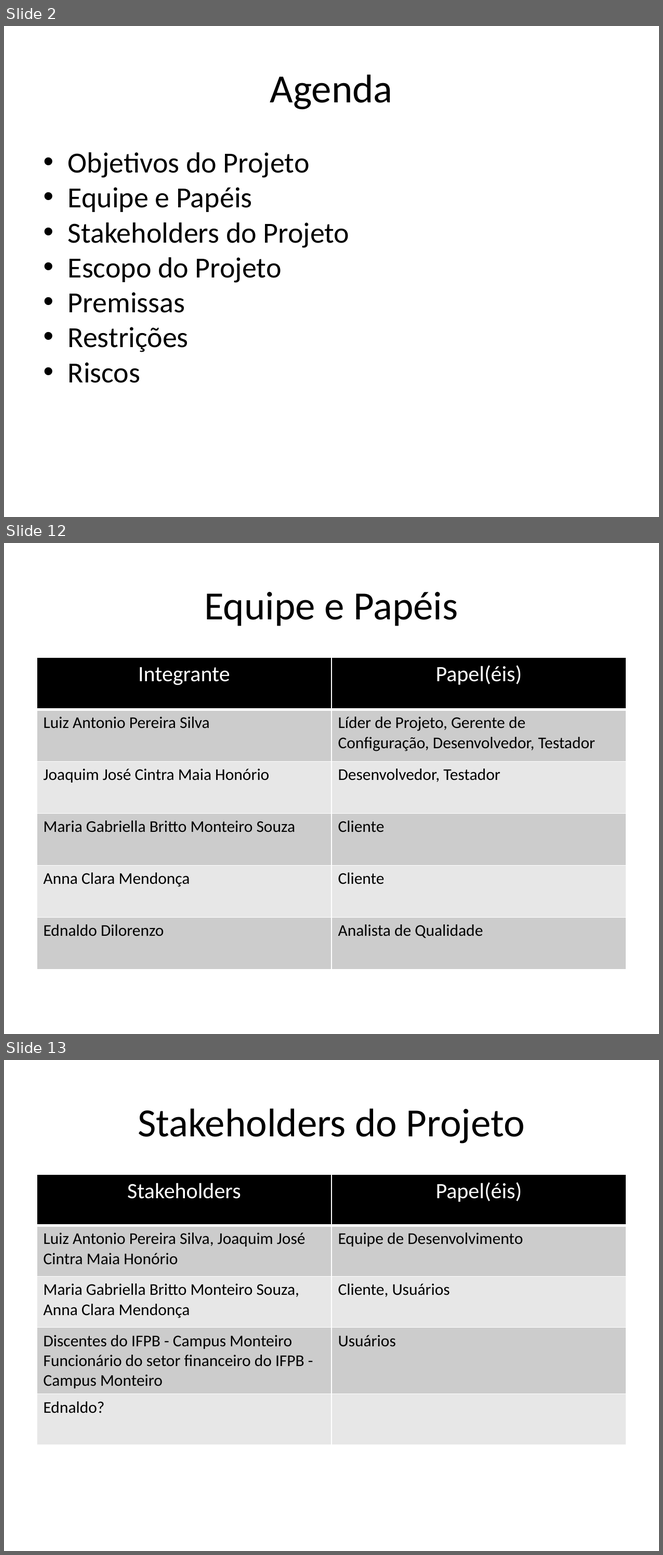
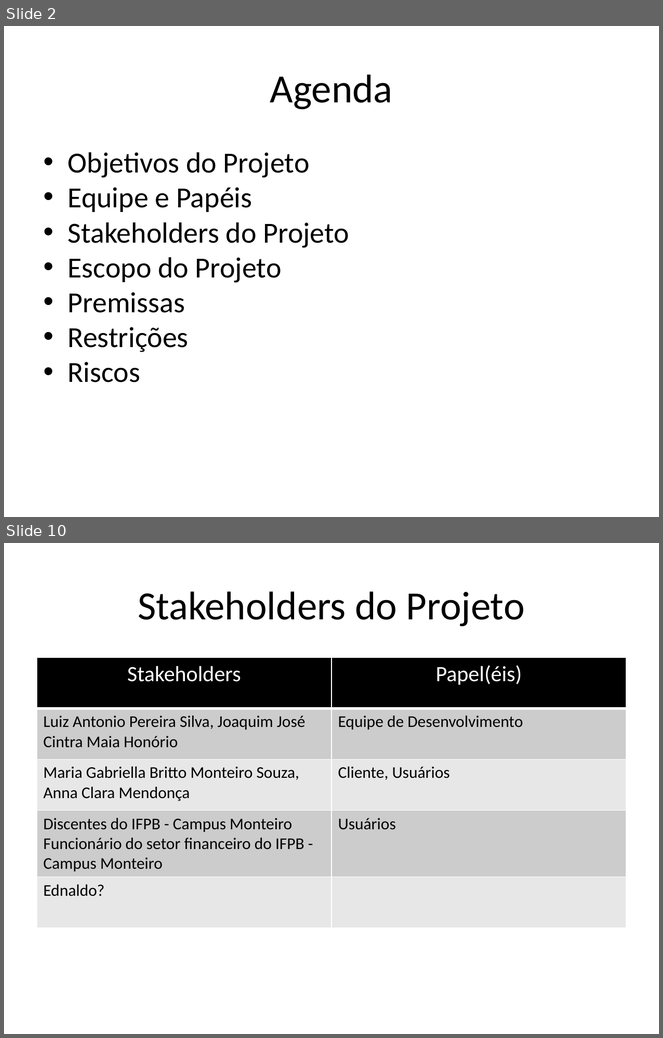
Before and after one commit to AjudeMais/ajudeMais-Projeto, a slide deck: Projeto-AjudeMais/000-Gerência de Projeto/PPJ-Plano de Projeto.pptx. Shown one above the other, each under a label of ours: slides 2, 12 and 13 before the commit, slides 2 and 10 after it; the slides between them are not shown. The pictures are 663x1555 and 663x1038 pixels, drawn with LibreOffice and Linux fonts; fonts in the diff are those of the drawing. Boxes give left, top, right and bottom in pixels: in the first picture for what was removed or moved away, otherwise in the second. Text is boxed around its words. In the diff, an @@ line names an element or a change of style, - is before the commit and + after.

Commit message:
parte plao de projeto

```diff
--- a/Projeto-AjudeMais/000-Gerência de Projeto/PPJ-Plano de Projeto.pptx
+++ b/Projeto-AjudeMais/000-Gerência de Projeto/PPJ-Plano de Projeto.pptx
@@ slide 12 removed at (x1=4, y1=543, x2=659, y2=1034), background #FFFFFF @@
@@ text removed at (x1=204, y1=592, x2=458, y2=626) @@
-Equipe e Papéis
@@ table removed at (x1=37, y1=657, x2=626, y2=969), 6 rows, 2 columns @@
-Integrante | Papel(éis)
-Luiz Antonio Pereira Silva | Líder de Projeto, Gerente de Configuração, Desenvolvedor, Testador
-Joaquim José Cintra Maia Honório | Desenvolvedor, Testador
-Maria Gabriella Britto Monteiro Souza | Cliente
-Anna Clara Mendonça | Cliente
-Ednaldo Dilorenzo | Analista de Qualidade
@@ what was slide 13 is now slide 10 @@
```
Also in this commit, not shown: 6 slides changed, 2 slides added, 4 other slides removed, 1 other file.
